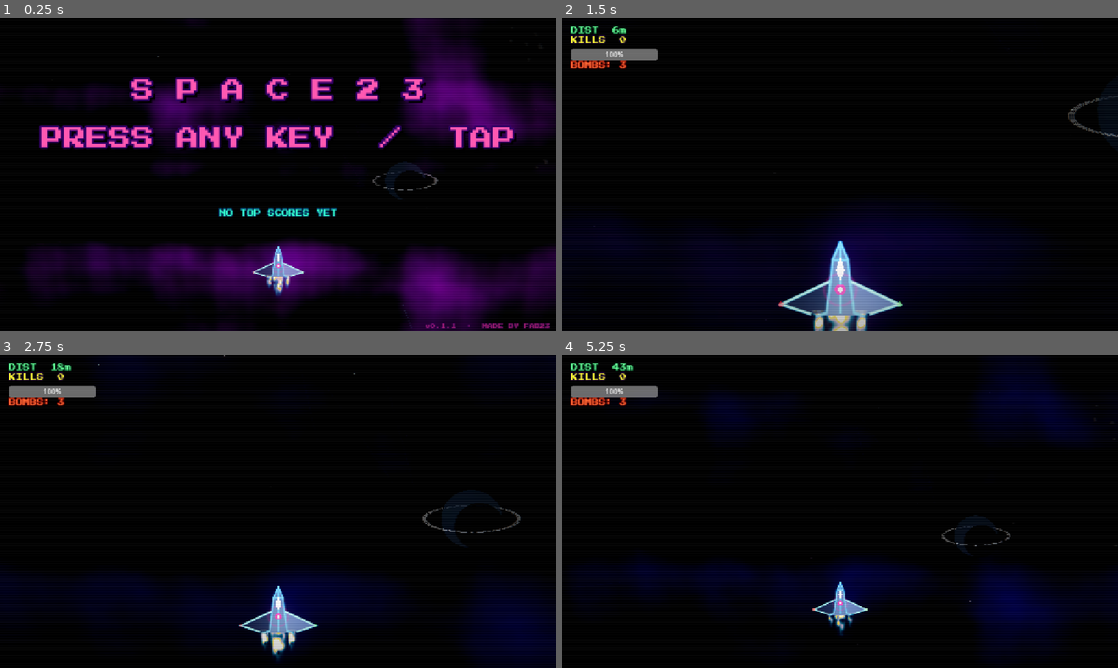
Above: before the commit, frames 1-4 (two rows, left to right).
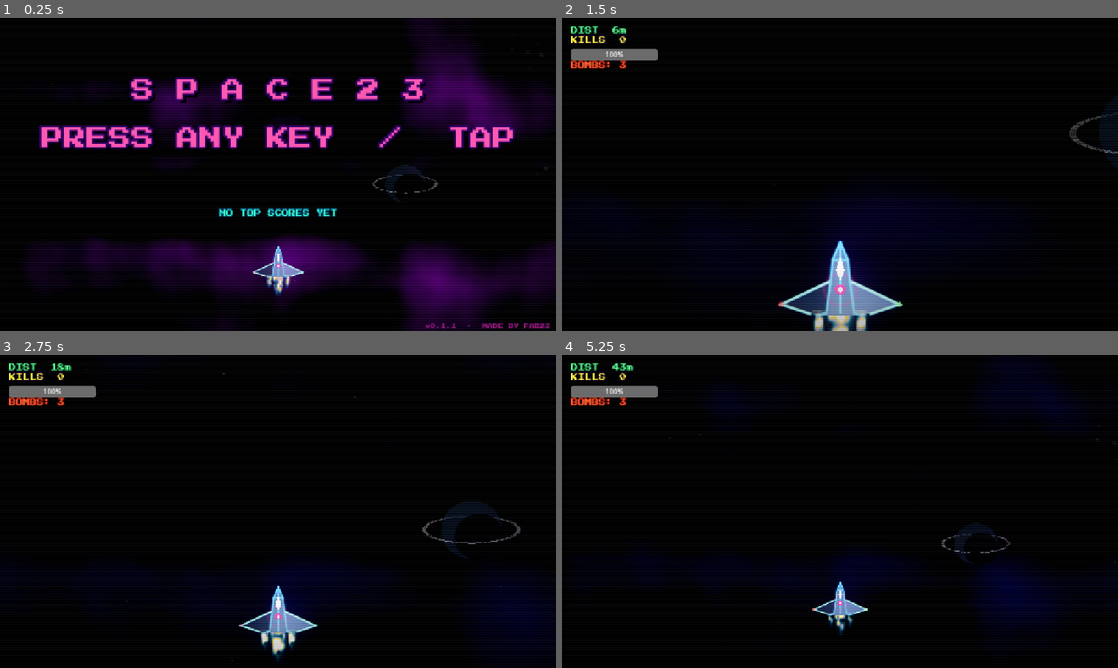
Above: after the commit, the same moments.

Repository: fabriziosalmi/space23
Game: Godot game, scene res://Main.tscn
The game is run twice, just before and just after one commit, with the same random seed, the same clock (stepped at 60 frames per second) and the same inputs. Sound files missing from this copy of the repository are replaced by a short silence.
Inputs (mouse positions are in pixels of both pictures, inside the frame that each line leads up to):
- Up to frame 1 (0.25 s): no input
- Up to frame 2 (1.5 s): tap Enter (ui_accept) at 0.5, 0.77 s; move the mouse to (962, 158) at 0.52 s; hold D (move_right) 0.53-1.28 s; tap X (bomb) at 0.6 s; click (962, 158) at 0.67 s; move the mouse to (728, 190) at 1.27 s; hold S (move_down) from 1.28 s (still down); tap Shift (dash) at 1.35 s
- Up to frame 3 (2.75 s): tap Enter (ui_accept) at 1.52 s; move the mouse to (333, 442) at 2.02 s; release S (move_down) at 2.03 s; hold D (move_right) from 2.03 s (still down); hold Space (fire) from 2.03 s (still down)
- Up to frame 4 (5.25 s): move the mouse to (812, 574) at 2.77 s; release D (move_right) at 2.78 s; release Space (fire) at 2.78 s; hold W (move_up) 2.78-3.53 s; tap P at 2.85 s; click (812, 574) at 2.92 s; tap Enter (ui_accept) at 3.02, 3.77, 4.52 s; move the mouse to (1006, 558) at 3.52 s; hold A (move_left) 3.53-5.03 s; tap X (bomb) at 3.6 s; move the mouse to (673, 464) at 4.27 s; tap Shift (dash) at 4.35 s; move the mouse to (867, 511) at 5.02 s; hold S (move_down) from 5.03 s (still down); hold Space (fire) from 5.03 s (still down); click (867, 511) at 5.17 s

The runs differ from the first frame. In frame 1, 4.6% of the frame differs, in the area x 9-95%, y 12-100%; in frame 2, 0.3%; in frame 3, 0.6%; in frame 4, 0.7%.

Commit message:
fix(visual): smaller crisp landmarks + band-distinct nebula tints + scroll punch
User feedback: planets/landmarks too big and pixelated, modulate too
desaturated (looking grayscale), parallax too weak when music starts,
and — worst — no perceptible nebula color change with bass/mid/high.

## Smaller, less-desaturated landmarks

  PLANET_BODY_TARGET_PX  600 → 380   (max scale ~2× the source PNG, no
                                      visible pixelation)
  galaxy   body 700 → 480
  nebula   body 800 → 520
  blackhole body 550 → 380
  cluster   body 400 → 280

  modulate brought close to white with a slight color hint instead of
  uniform-ish gray:
    planet     (0.75, 0.73, 0.85, 0.30) → (0.95, 0.93, 1.0, 0.38)
    galaxy     gray             0.42 → blue-tinted        0.32
    nebula     pure gray        0.40 → warm white         0.30
    blackhole  pure gray        0.55 → neutral white      0.42
    cluster    yellow-ish gray  0.42 → warm white         0.34

## Scroll punch on music start

  KICK_PARALLAX_BOOST  2.5 → 3.5

  Plus AudioManager spectrum gain ×4 → ×6 and lerp rate 10 → 18:
  raw magnitudes from Godot's SpectrumAnalyzer are 0.05–0.3 in typical
  music; ×6 with clamp lets real beats actually saturate audio_low/mid/
  high to 1.0 (was rarely going past 0.6), and the snappier lerp gives
  the bass attack the punch it was missing.

## Nebula bands now visually DISTINCT

The biggest gripe: bass + mid + high were all just brightening the same
two palette colors (c_neb1 / c_neb2). On track 0 those are dark purple
and dark blue — visually similar — so even a strong audio reactivity
read as "the cloud got slightly brighter", not "bass / mid / high".

Added BAND-SPECIFIC tints, additive on top of the palette glow,
QUALITATIVELY different colors so each band has its own signature
regardless of track palette:

  bass  → vec3(0.9, 0.35, 0.15) WARM RED   on smoothstep(n1)
  mid   → vec3(0.15, 0.55, 0.95) COOL CYAN on smoothstep(n2)
  high  → vec3(0.95, 0.5, 1.0) PINK MAGENTA on smoothstep(n2) +
          sparkle vec3(1.0, 0.85, 1.15)

A kick now visibly reddens the nebula, a synth/pad makes it shift
cyan, hihats add pink shimmer. The track palette still drives the base
"mood" via c_neb1/c_neb2 but the audio bands paint over it.

bass_baseline lowered 2.5 → 2.0 to give the band tints more room to
breathe (less dominated by the always-on palette glow).

Co-Authored-By: Claude Opus 4.7 (1M context) <noreply@anthropic.com>

Diff:
--- a/AudioManager.gd
+++ b/AudioManager.gd
@@ -92,13 +92,15 @@
 		var mag_low = spectrum_analyzer.get_magnitude_for_frequency_range(20, 250).length()
 		var mag_mid = spectrum_analyzer.get_magnitude_for_frequency_range(250, 2000).length()
 		var mag_high = spectrum_analyzer.get_magnitude_for_frequency_range(2000, 10000).length()
-		# Gain × 4: i magnitudes raw del SpectrumAnalyzer in Godot sono in 0.05-0.3
-		# per musica normale; con × 2 audio_* saturava raramente a 1.0 (= dynamic
-		# range strangolato). × 4 con clamp permette ai beat forti di toccare il
-		# tetto, mentre i lerp con 10*delta smussano l'attacco.
-		audio_low = lerp(audio_low, clamp(mag_low * 4.0, 0.0, 1.0), 10.0 * delta)
-		audio_mid = lerp(audio_mid, clamp(mag_mid * 4.0, 0.0, 1.0), 10.0 * delta)
-		audio_high = lerp(audio_high, clamp(mag_high * 4.0, 0.0, 1.0), 10.0 * delta)
+		# Gain × 6 + lerp 18 (era × 4 / lerp 10): i raw magnitudes da
+		# SpectrumAnalyzer in Godot sono in 0.05-0.3 per musica normale, anche
+		# con × 4 i beat sui peak non saturavano abbastanza per produrre nubi
+		# "che cambiano colore". × 6 + clamp e attack più snappy garantisce che
+		# bass/mid/high abbiano dynamic range pieno [0..1], così il shader può
+		# disegnare bande visualmente distinte (red/cyan/pink).
+		audio_low = lerp(audio_low, clamp(mag_low * 6.0, 0.0, 1.0), 18.0 * delta)
+		audio_mid = lerp(audio_mid, clamp(mag_mid * 6.0, 0.0, 1.0), 18.0 * delta)
+		audio_high = lerp(audio_high, clamp(mag_high * 6.0, 0.0, 1.0), 18.0 * delta)
 
 func load_and_play_track(idx: int):
 	current_track_idx = idx
--- a/BackgroundRenderer.gd
+++ b/BackgroundRenderer.gd
@@ -2,8 +2,10 @@
 class_name BackgroundRenderer
 
 # Quanto la cassa (audio_low) accelera lo scroll del parallasse.
-# 0.0 = nessun effetto, 2.5 = a beat pieno (audio_bass≈1.0) lo scroll è 3.5x.
-const KICK_PARALLAX_BOOST: float = 2.5
+# 0.0 = nessun effetto, 3.5 = a beat pieno (audio_bass≈1.0) lo scroll è 4.5x.
+# Bumpato da 2.5: con player fermo + sezione musica calma il parallasse si
+# perdeva ("non scrolla") — adesso anche il floor del bass aggiunge swing.
+const KICK_PARALLAX_BOOST: float = 3.5
 
 # Real planet landmarks scrolling in the far layer. Order = solar system inner
 # → outer. Cycles when exhausted.
@@ -20,11 +22,11 @@
 # Visual body diameter target, in px. Saturn's bbox is wider (rings) so we
 # scale by its body width, not its bbox. Indexes match PLANET_PATHS.
 const PLANET_BODY_WIDTHS := [206.0, 249.0, 253.0, 245.0, 244.0, 350.0, 255.0, 242.0]
-const PLANET_BODY_TARGET_PX: float = 600.0
-# Landmark "ghost" massicci: 600-800 px di body con alpha bassa = pianeta
-# enorme che attraversa tutto il viewport in 40-60s, sfumato perché è
-# scenografia, non focal point. Single-landmark guard impedisce overlap →
-# uno alla volta, sempre.
+const PLANET_BODY_TARGET_PX: float = 380.0
+# Landmark sfumati 380-520 px (era 600-800: troppo grossi, le PNG si vedevano
+# pixelate sui peak di scaling). Adesso scala max ~2× la sorgente PNG (256-350
+# px native) → bordi morbidi, no pixelation. Single-landmark guard lascia uno
+# alla volta sullo schermo, alpha bassa li tiene "fondali ghost".
 const PLANET_INTERVAL_PX: float = 3500.0  # spawn one every N pixels of accumulated distance
 const PLANET_SCROLL_SPEED: float = 22.0   # slow drift — landmarks come and go in ~50s
 # Keep this in sync with Main.scroll_speed so the planet pacing tracks the
@@ -43,9 +45,9 @@
 	"galaxy": {
 		"path": "res://bg/galaxy_andromeda.png",
 		"interval_px": 8000.0,
-		"body_target": 700.0,
-		"scroll_base": 14.0,
-		"modulate": Color(0.7, 0.7, 0.85, 0.25),
+		"body_target": 480.0,
+		"scroll_base": 16.0,
+		"modulate": Color(0.92, 0.88, 1.0, 0.32),
 		"z": -9,
 		"tint_strength": 0.30,
 		"rim_strength": 0.70
@@ -53,9 +55,9 @@
 	"nebula": {
 		"path": "res://bg/nebula_ring.png",
 		"interval_px": 9500.0,
-		"body_target": 800.0,
-		"scroll_base": 16.0,
-		"modulate": Color(0.85, 0.85, 0.85, 0.22),
+		"body_target": 520.0,
+		"scroll_base": 18.0,
+		"modulate": Color(1.0, 0.92, 0.95, 0.30),
 		"z": -9,
 		"tint_strength": 0.25,
 		"rim_strength": 0.45
@@ -63,9 +65,9 @@
 	"blackhole": {
 		"path": "res://bg/blackhole_kerr.png",
 		"interval_px": 12000.0,
-		"body_target": 550.0,
-		"scroll_base": 14.0,
-		"modulate": Color(0.9, 0.9, 0.9, 0.35),
+		"body_target": 380.0,
+		"scroll_base": 16.0,
+		"modulate": Color(1.0, 1.0, 1.0, 0.42),
 		"z": -7,  # in front of planets — striking landmark
 		"tint_strength": 0.10,
 		"rim_strength": 0.30
@@ -73,9 +75,9 @@
 	"cluster": {
 		"path": "res://bg/cluster_m13.png",
 		"interval_px": 6500.0,
-		"body_target": 400.0,
-		"scroll_base": 18.0,
-		"modulate": Color(0.85, 0.85, 0.78, 0.25),
+		"body_target": 280.0,
+		"scroll_base": 20.0,
+		"modulate": Color(1.0, 0.95, 0.82, 0.34),
 		"z": -8,
 		"tint_strength": 0.20,
 		"rim_strength": 0.30
@@ -537,11 +539,11 @@
 	var x_drift: float = randf_range(-12.0, 12.0)
 
 	sp.position = Vector2(rx, ry)
-	# Desaturazione + alpha 0.30: ghost gigante che scivola sullo sfondo,
-	# leggibile ma mai competitivo coi nemici/proiettili. Con il body_target
-	# bumpato a 600+, il pianeta riempie metà schermo: l'alpha bassa lo
-	# trasforma in una presenza atmosferica invece che un blocco opaco.
-	sp.modulate = Color(0.75, 0.73, 0.85, 0.30)
+	# Modulate vicino al bianco con leggera tinta blu-pearl, alpha 0.38: il
+	# pianeta mantiene i suoi colori naturali (no-grayscale-feeling) ma resta
+	# scenografia ghost. Era (0.75, 0.73, 0.85, 0.30) → troppo desaturato,
+	# user lamentava "scala di grigi".
+	sp.modulate = Color(0.95, 0.93, 1.0, 0.38)
 
 	var mat := ShaderMaterial.new()
 	mat.shader = preload("res://shaders/planet.gdshader")
--- a/shaders/nebula.gdshader
+++ b/shaders/nebula.gdshader
@@ -65,41 +65,35 @@
 	color = mix(color, c_neb1, smoothstep(0.1, 0.8, n1));
 	color = mix(color, c_neb2, smoothstep(0.2, 0.9, n2));
 
-	// --- BASS — pump c_neb1 (violet) on the kick, light touch on c_neb2 ---
-	// Bands deliberately split visually: bass dominates c_neb1, mid dominates
-	// c_neb2 (below). This way a kick-heavy section reads as "violet pulse"
-	// while a synth/pad section reads as "blue surge" — each band has its own
-	// visible signature instead of all of them just brightening everything.
-	//
-	// bass_baseline 2.5 = nebula sempre VIVIDA anche con audio_low=0. Le palette
-	// del gioco hanno c_neb1/c_neb2 max channel ≈ 0.15–0.45 (dark on purpose),
-	// quindi serve un baseline alto perché la moltiplicazione produca colori
-	// percettibili. A 1.5 sezioni quiete erano ancora troppo dim rispetto al
-	// TITLE (dove fake_pulse cycle a 0.20–0.70 dava bass_glow ≈ 5–7).
-	float bass_baseline = 2.5;
-	float bass_kick = audio_low * audio_low * 16.0;
+	// --- BASS — palette glow on c_neb1 + WARM RED tint band-specific ---
+	float bass_baseline = 2.0;
+	float bass_kick = audio_low * audio_low * 14.0;
 	color += c_neb1 * n1 * (bass_baseline + bass_kick);
-	color += c_neb2 * n2 * (bass_baseline * 0.5 + bass_kick * 0.15);
+	color += c_neb2 * n2 * (bass_baseline * 0.5 + bass_kick * 0.10);
 
-	// --- MID — pump c_neb2 + the fine n3 sub-cloud ---
-	// Linear gain on the main n2 cloud (more reactive than just the n3 micro-
-	// texture) plus the n3 detail tinted toward c_neb2.
+	// Tinta WARM ROSSO/ARANCIO band-specific: ogni cassa "stinge" la nebula
+	// di rosso. Indipendente dal palette, così è SEMPRE riconoscibile come
+	// "questo è bass" anche su track con palette già viola.
+	color += vec3(0.9, 0.35, 0.15) * audio_low * audio_low * smoothstep(0.35, 0.85, n1) * 1.2;
+
+	// --- MID — palette glow on c_neb2 + COOL CYAN/BLUE tint band-specific ---
 	float mid_glow = audio_mid * 2.5;
 	color += c_neb2 * n2 * mid_glow;
-	vec3 mid_tint = mix(c_neb1, c_neb2, 0.7);
-	color += mid_tint * n3 * (audio_mid * 3.5);
+	vec3 mid_tint_palette = mix(c_neb1, c_neb2, 0.7);
+	color += mid_tint_palette * n3 * (audio_mid * 2.5);
 
-	// --- HIGH — sparkle + bright cloud rim on percussion/hats ---
-	// Grid fine (400×225 = 90K celle ≈ 3×3 px per cella) ma threshold molto
-	// basso (0.002 a peak audio_high) così a peak fanno fuoco solo ~180 sparkle.
-	// Era 80×45 con 0.18: griglia troppo coarse, ogni sparkle veniva 16×16 px e
-	// sembravano "stelle enormi". Coverage molto sotto-soglia (0.0006 a
-	// audio_high=0.3) garantisce che nei passaggi di musica calmi le sparkle
-	// siano discrete, e a peak audio_high=1 ne firano ~180 puntiformi.
+	// Tinta COOL CIANO band-specific: synth/pad alzano una nube blu
+	// indipendente dal palette. Distintiva rispetto al bass red.
+	color += vec3(0.15, 0.55, 0.95) * audio_mid * smoothstep(0.4, 0.85, n2) * 0.85;
+
+	// --- HIGH — sparkle + PINK/MAGENTA shimmer band-specific ---
 	float sparkle_seed = hash21(floor(uv * 400.0) + floor(scroll_time * 2.0));
-	float sparkle = step(1.0 - audio_high * 0.002, sparkle_seed);
-	color += vec3(0.9, 0.82, 1.05) * sparkle;
-	color += vec3(1.0) * smoothstep(0.6, 0.88, n2) * audio_high * 0.4;
+	float sparkle = step(1.0 - audio_high * 0.003, sparkle_seed);
+	color += vec3(1.0, 0.85, 1.15) * sparkle;
+
+	// Shimmer ROSA/MAGENTA band-specific su hi-hats: tocco di pink sui peak
+	// del rumore, riconoscibile come "highs" indipendente dal palette.
+	color += vec3(0.95, 0.5, 1.0) * audio_high * smoothstep(0.65, 0.9, n2) * 0.7;
 
 	COLOR = vec4(color, 1.0);
 }
